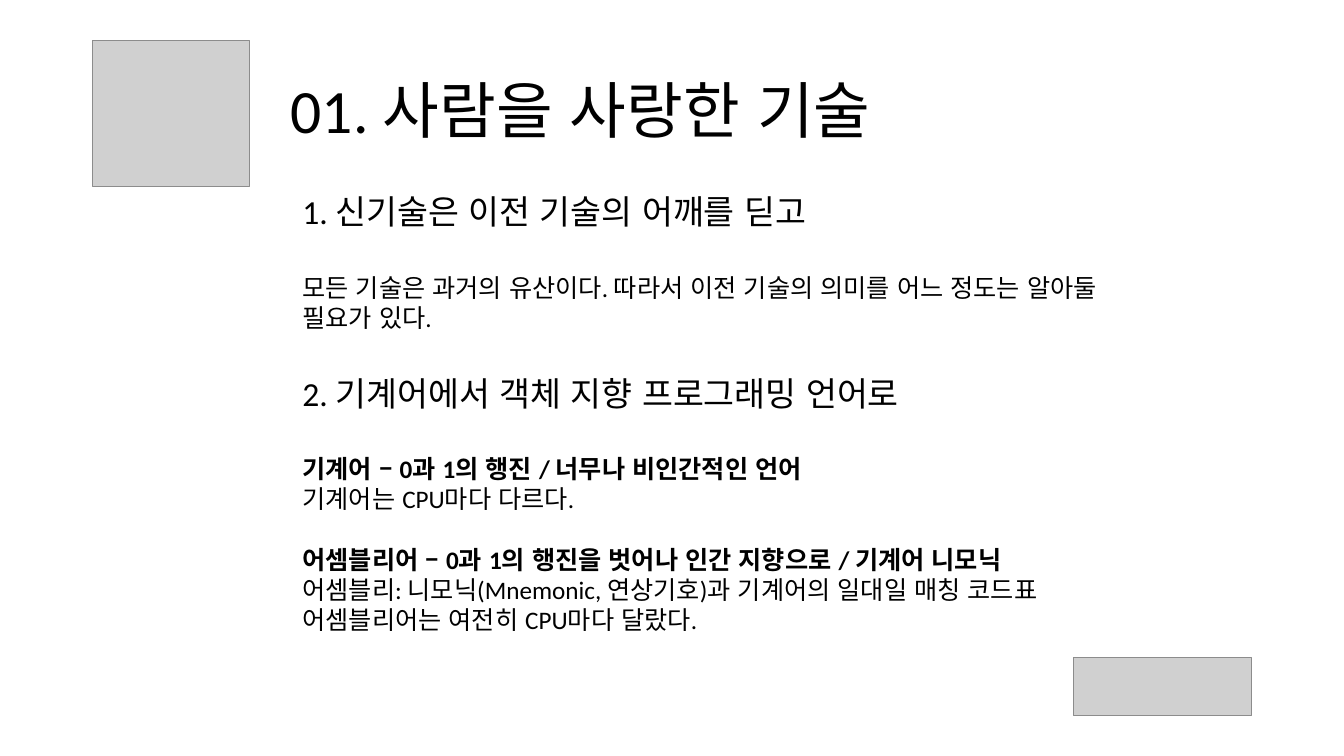
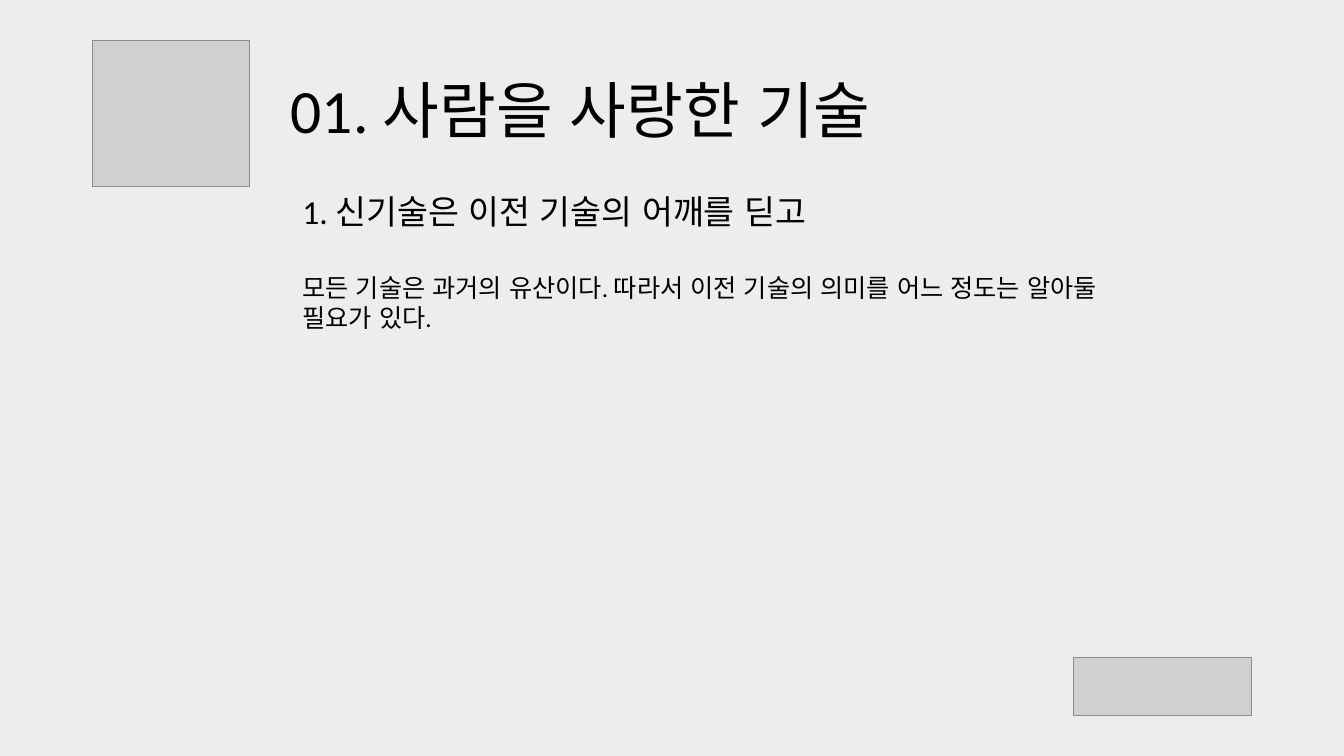
Before and after one commit to mazdah/HTTPTest, a slide deck: slide 3 of docs/스프링 입문을 위한 객체 지향의 원리와 이해 .pptx. Drawn at 1344x756 pixels with LibreOffice and Linux fonts; fonts in the diff are those of the drawing; grey boxes stand for pictures. Boxes give left, top, right and bottom in pixels: in the first picture for what was removed or moved away, otherwise in the second. Text is boxed around its words. In the diff, an @@ line names an element or a change of style, - is before the commit and + after.

```diff
--- a/docs/스프링 입문을 위한 객체 지향의 원리와 이해 .pptx
+++ b/docs/스프링 입문을 위한 객체 지향의 원리와 이해 .pptx
@@ background #FFFFFF to #EDEDED @@
@@ text at [302,378,1038,631]: paragraph removed @@
-2. 기계어에서 객체 지향 프로그래밍 언어로
-기계어 – 0과 1의 행진 / 너무나 비인간적인 언어
-기계어는 CPU마다 다르다.
-어셈블리어 – 0과 1의 행진을 벗어나 인간 지향으로 / 기계어 니모닉
-어셈블리: 니모닉(Mnemonic, 연상기호)과 기계어의 일대일 매칭 코드표
-어셈블리어는 여전히 CPU마다 달랐다.
```
Also in this commit, not shown: 6 other slides changed, 78 slides added.
